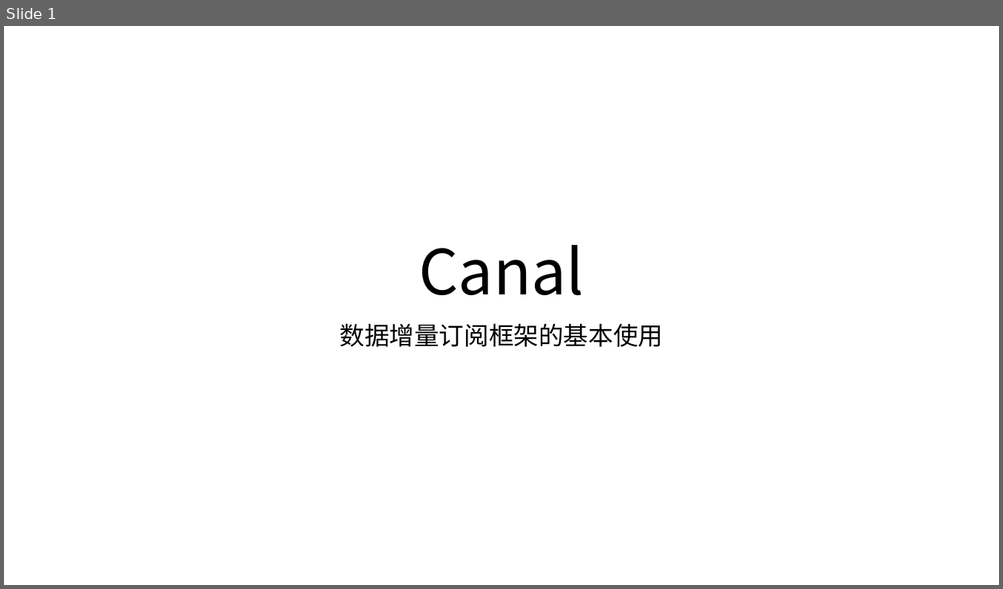
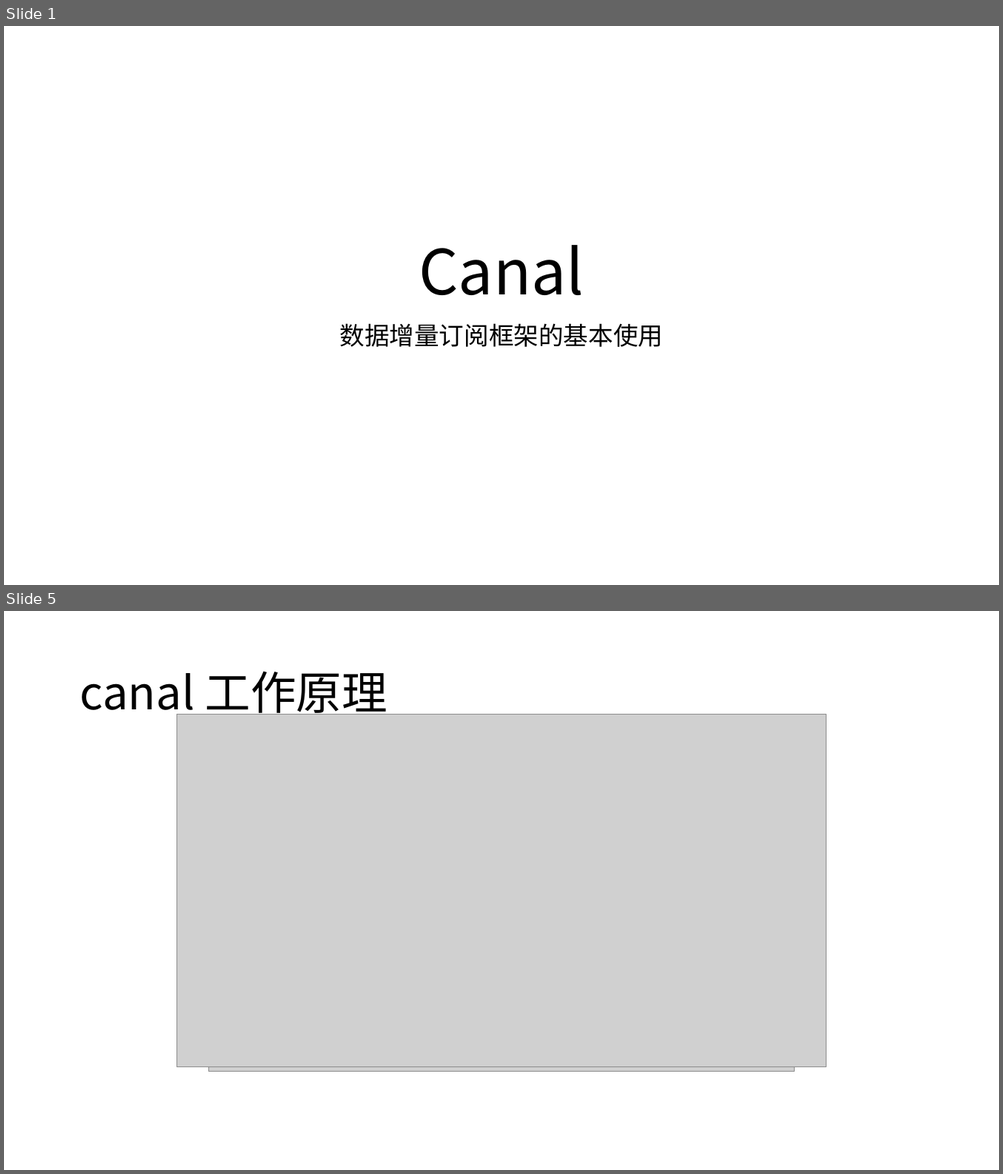
Before and after one commit to xiaoyong1219/StudyNoteRepository, a slide deck: 9、Canal笔记/Canal.pptx. Shown one above the other, each under a label of ours: slide 1 before the commit, slides 1 and 5 after it; the slides between them are not shown. The pictures are 1003x589 and 1003x1174 pixels, drawn with LibreOffice and Linux fonts; fonts in the diff are those of the drawing; grey boxes stand for pictures. Boxes give left, top, right and bottom in pixels: in the first picture for what was removed or moved away, otherwise in the second. Text is boxed around its words. In the diff, an @@ line names an element or a change of style, - is before the commit and + after.

Commit message:
canal PPT

```diff
--- a/9、Canal笔记/Canal.pptx
+++ b/9、Canal笔记/Canal.pptx
@@ slide 5 added at (4,611,999,1170), background #FFFFFF @@
@@ title added at (79,671,387,721), 44 pt, text #000000 @@
+canal 工作原理
@@ picture added at (177,715,826,1068) @@
@@ picture added at (209,803,794,1071) @@
```
Also in this commit, not shown: 4 slides changed, 3 other slides added, 3 slides removed, 1 other file.
